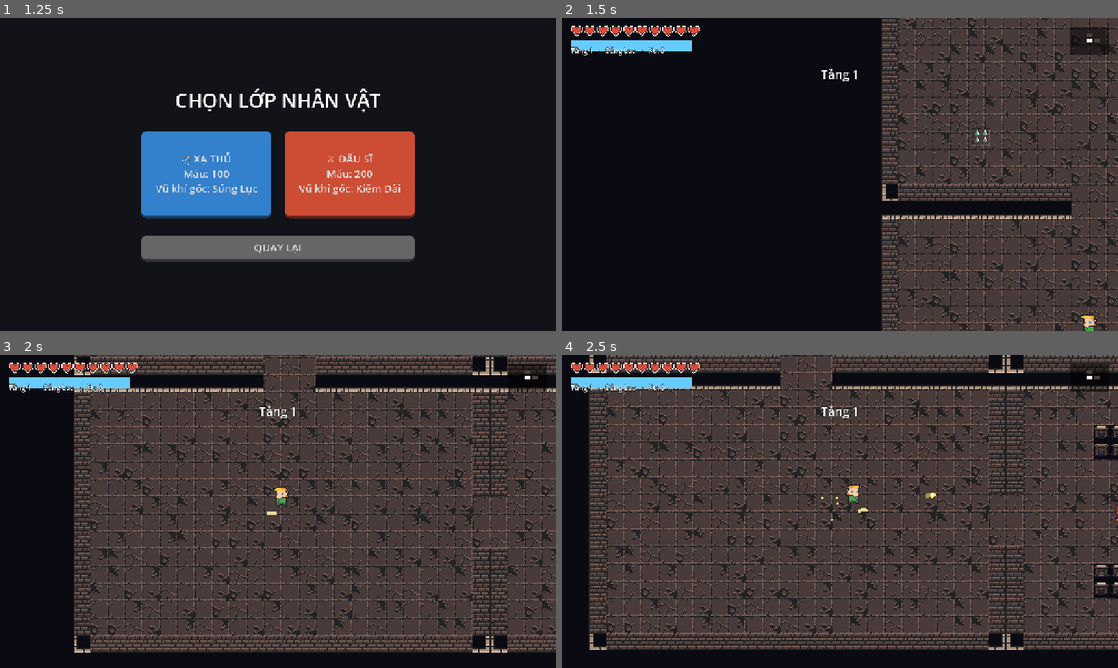
Above: before the commit, frames 1-4 (two rows, left to right).
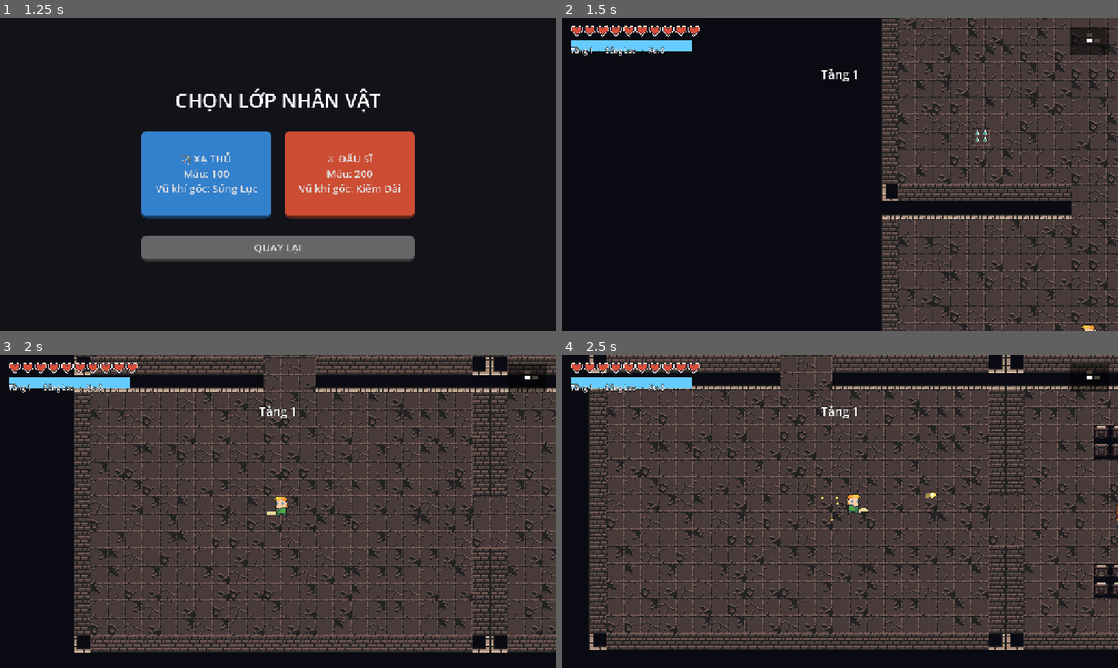
Above: after the commit, the same moments.

Repository: halo07-pixel/dungeon-raider-godot
Game: Godot game, scene res://scenes/main_menu.tscn
Two runs of this game, one before a commit and one after it. Both use one fixed random seed, a clock stepped at 60 frames per second and the inputs below.
Inputs (mouse positions are in pixels of both pictures, inside the frame that each line leads up to):
- Up to frame 1 (1.25 s): click "BẮT ĐẦU TRÒ CHƠI" at 0.5 s
- Up to frame 2 (1.5 s): click "🏹 XẠ THỦ Máu: 100 Vũ khí gốc:…" at 1.25 s
- Up to frame 3 (2 s): no input
- Up to frame 4 (2.5 s): tap Enter (confirm) at 2, 2.1 s; move the mouse to (962, 495) at 2.02 s; hold D (move_right) from 2.03 s (still down); click (962, 495) at 2.17 s

Frame 1 is identical in both runs. In frame 2, 0.1% of the frame differs, in the area x 93-97%, y 94-100%; in frame 3, 0.2%, in the area x 49-52%, y 42-52%; in frame 4, 0.2%.

Commit message:
Fix: hitbox Player/Boss lệch khỏi sprite sau khi thêm asset pixel-art
Khi thêm sprite thật (batch pixel-art), chỉ có node Sprite được thêm
vào — collision shape (Body) vẫn giữ nguyên giá trị cũ từng được tune
cho hình vẽ bằng _draw() (circle phẳng), không ai chỉnh lại theo
SPRITE_OFFSET_Y mới. Hậu quả: vòng va chạm lệch hẳn khỏi hình ảnh.

- Player: offset_y=-20 (x2 scale = -40px) đẩy sprite lên cao đến mức
  hitbox gần như nằm trống dưới chân, không chạm thân người. Giảm còn
  -11 để vòng va chạm nằm đúng vùng chân/thân dưới (khớp tỉ lệ đã dùng
  cho quái thường, vốn đã đúng từ đầu).
- Boss: offset_y=-30 (x3 scale = -90px) khiến sprite orc_warrior trôi
  hẳn lên trên, cách xa cả 2 vòng va chạm Body(34)/Hitbox(44) — không
  chạm nhau chút nào. Ngoài ra sprite boss (asset gốc chỉ 16x23px) vốn
  nhỏ hơn nhiều so với kích thước vòng tròn placeholder cũ. Sửa bằng
  cách tăng SPRITE_SCALE 3.0 -> 4.3 (để thân Boss lấp đầy đúng vùng
  hitbox đã cân bằng sẵn, KHÔNG thu nhỏ hitbox để tránh làm Boss dễ né
  hơn — SLAM_RADIUS/cơ chế chống ôm boss đều tham chiếu BODY_RADIUS=34
  có sẵn) và chỉnh offset_y còn -15 để canh đúng vị trí.

Đã kiểm tra bằng debug overlay (vẽ vòng tròn = bán kính va chạm thật
chồng lên sprite thật, chụp ảnh headless) để xác nhận khớp trước/sau,
cộng với smoke test đánh chết thật quái/Boss qua toàn bộ phòng.

Rà thêm các chỗ tương tự: bullet vẫn vẽ bằng code (không bị ảnh hưởng),
thùng/rương trang trí không có va chạm (không vấn đề), bẫy gai khớp
tốt. Hitbox nhặt xu hơi rộng hơn hình ảnh xu (xu rất nhỏ 6x7px) nhưng
đây là vùng nhặt rộng rãi có lợi cho người chơi, không phải lỗi.

Co-Authored-By: Claude Sonnet 5 <noreply@anthropic.com>
Claude-Session: https://claude.ai/code/session_01JGPvQEUH9tvNi1JLfwV4JP

Diff:
--- a/scripts/boss.gd
+++ b/scripts/boss.gd
@@ -34,8 +34,8 @@
 @onready var sprite: AnimatedSprite2D = $Sprite
 
 const SPRITE_PREFIX: String = "orc_warrior"
-const SPRITE_SCALE: float = 3.0
-const SPRITE_OFFSET_Y: float = -30.0
+const SPRITE_SCALE: float = 4.3
+const SPRITE_OFFSET_Y: float = -15.0
 ## Màu theo pha (khớp bảng palette trong _draw gốc) — tint lên sprite để vẫn báo pha rõ ràng.
 const PHASE_TINT: Array = [Color(0.6, 0.25, 0.8), Color(0.9, 0.5, 0.15), Color(1.0, 0.15, 0.15)]
 
--- a/scripts/player.gd
+++ b/scripts/player.gd
@@ -37,7 +37,7 @@
 	"brawler": "knight_m",
 }
 const SPRITE_SCALE: float = 2.0
-const SPRITE_OFFSET_Y: float = -20.0
+const SPRITE_OFFSET_Y: float = -11.0
 
 func _ready() -> void:
 	motion_mode = CharacterBody2D.MOTION_MODE_FLOATING
